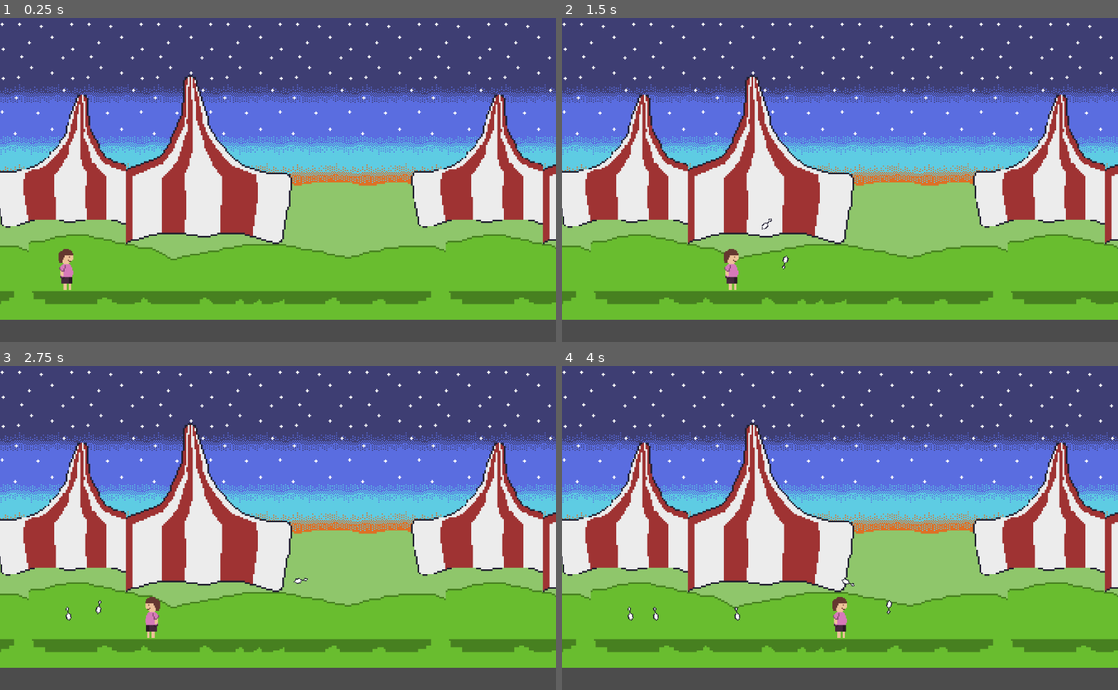
Above: before the commit, frames 1-4 (two rows, left to right).
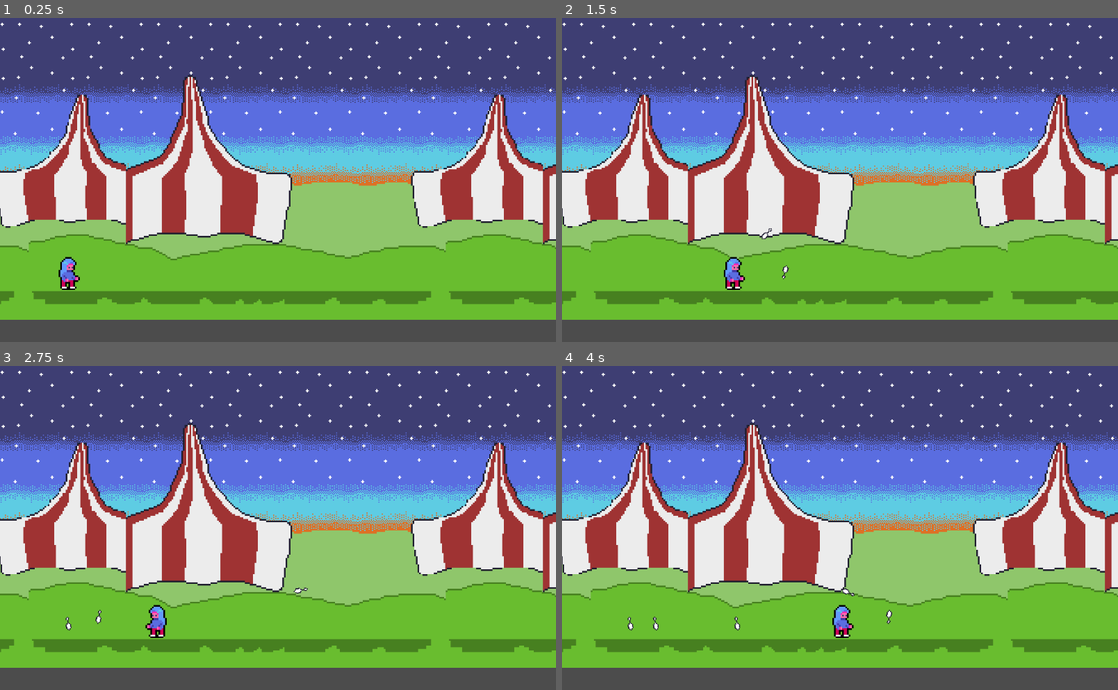
Above: after the commit, the same moments.

Repository: kcabra/circo
Game: Godot game, scene res://game.tscn
Same seed, same stepped clock (60 frames per second), same inputs: the game is played once before the commit and once after it.
Inputs:
- Up to frame 1 (0.25 s): no input
- Up to frame 2 (1.5 s): tap Enter (ui_accept) at 0.5, 0.77 s; hold Right (ui_right) from 0.53 s (still down)
- Up to frame 3 (2.75 s): tap Enter (ui_accept) at 1.52 s; release Right (ui_right) at 2.03 s; hold Left (ui_left) from 2.03 s (still down)
- Up to frame 4 (4 s): release Left (ui_left) at 2.78 s; hold Right (ui_right) from 2.78 s (still down); tap Enter (ui_accept) at 3.02, 3.77 s

The runs differ from the first frame. In frame 1, 0.4% of the frame differs, in the area x 10-15%, y 71-84%; in frame 2, 0.5%; in frame 3, 0.6%; in frame 4, 0.6%, in the area x 11-60%, y 65-84%.

Commit message:
sonho/seg char

Diff:
--- a/game.tscn
+++ b/game.tscn
@@ -10,7 +10,7 @@
 extents = Vector2( 369.126, 13.5239 )
 
 [sub_resource type="RectangleShape2D" id=2]
-extents = Vector2( 14.2799, 37.8375 )
+extents = Vector2( 18.484, 29.762 )
 
 [node name="Node2D" type="Node2D"]
 
@@ -57,11 +57,12 @@
 script = ExtResource( 4 )
 
 [node name="Sprite" type="Sprite" parent="player"]
-position = Vector2( 0.5, 0 )
-scale = Vector2( 1.92857, 2 )
+position = Vector2( 7.00001, -10.3704 )
+scale = Vector2( 2.92857, 3.03704 )
 texture = ExtResource( 5 )
 
 [node name="CollisionShape2D" type="CollisionShape2D" parent="player"]
+position = Vector2( 7, -10 )
 shape = SubResource( 2 )
 
 [node name="Position2D" type="Position2D" parent="."]
Binary file changed: assets/char.png
Binary file added: assets/sonho/bg.png
Not shown, added: assets/sonho/bg.png.import
Binary file added: assets/sonho/troçoazul.png
Not shown, added: assets/sonho/troçoazul.png.import
Binary file added: assets/sonho/wasd.png
Not shown, added: assets/sonho/wasd.png.import
